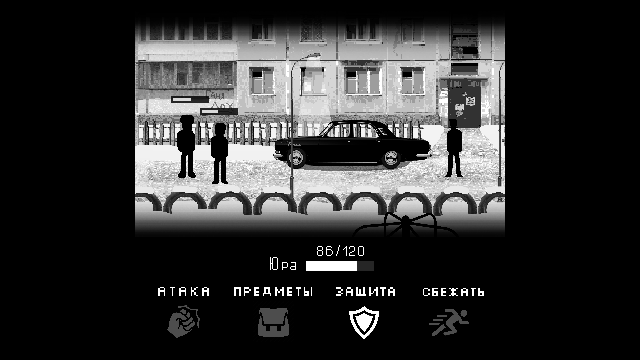
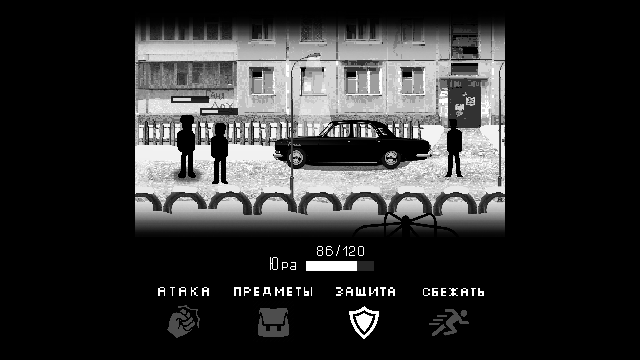
Comparing the layer stacks of the two w=640, h=360 images. Changes:
added group "выборка противника" with 3 layers above "выборка (залупа)" over [169, 164, 205, 186]
added layer "3" (1st of 2, in "выборка противника") (50%) in group "выборка противника" over [169, 164, 205, 186]
